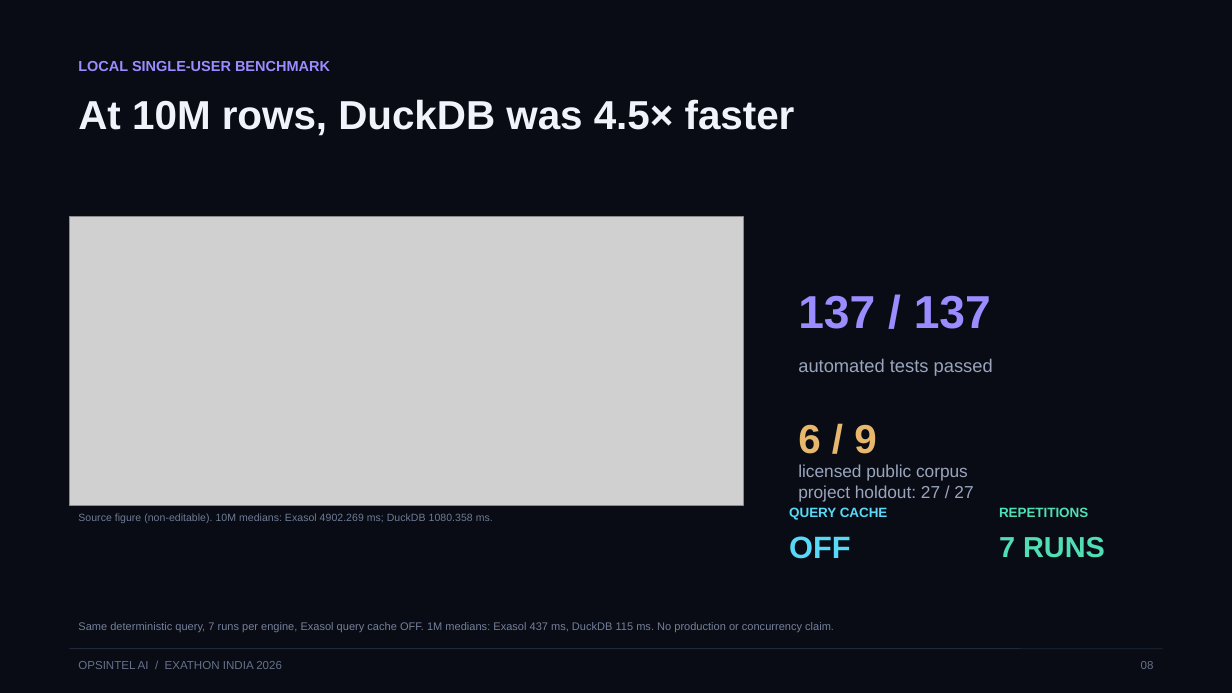
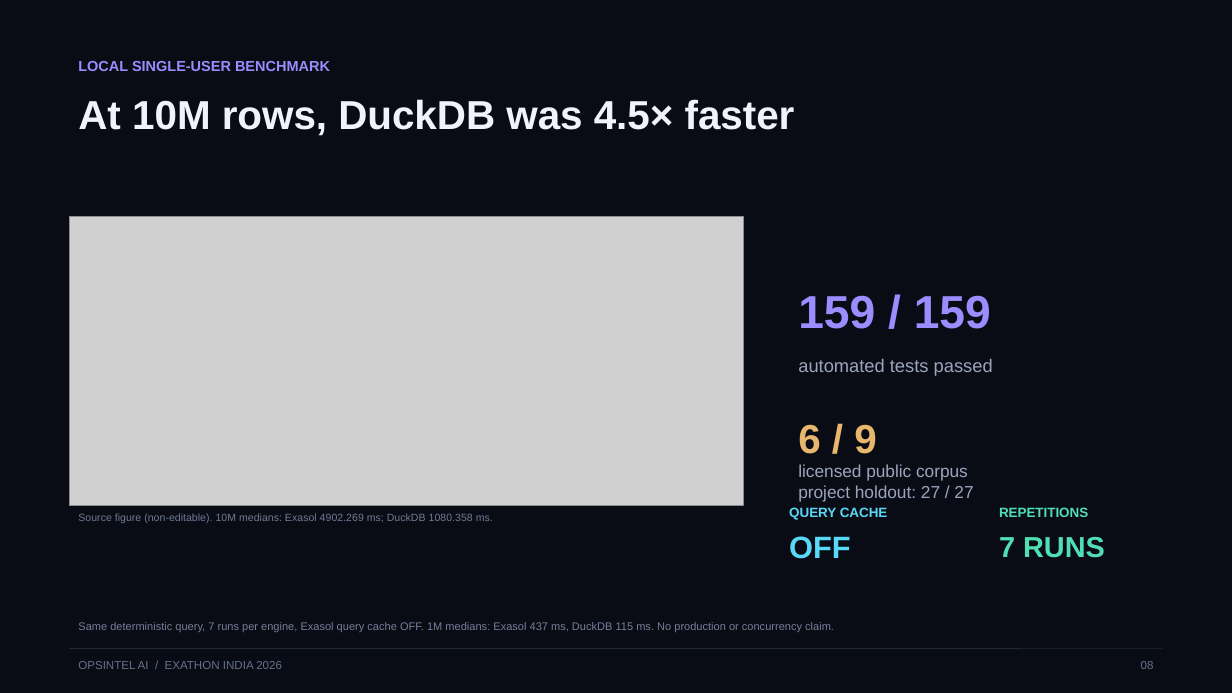
Before and after one commit to Anafa-thabassum/opsintel-ai, a slide deck: slide 8 of submission/opsintel-ai-pitch-deck.pptx. Drawn at 1232x693 pixels with LibreOffice and Linux fonts; fonts in the diff are those of the drawing; grey boxes stand for pictures. Boxes give left, top, right and bottom in pixels: in the first picture for what was removed or moved away, otherwise in the second. Text is boxed around its words. In the diff, an @@ line names an element or a change of style, - is before the commit and + after.

```diff
--- a/submission/opsintel-ai-pitch-deck.pptx
+++ b/submission/opsintel-ai-pitch-deck.pptx
@@ text at box(798, 295, 991, 329): text changed @@
-137 / 137
+159 / 159
```
Also in this commit, not shown: 1 other slide changed, 4 other files.
